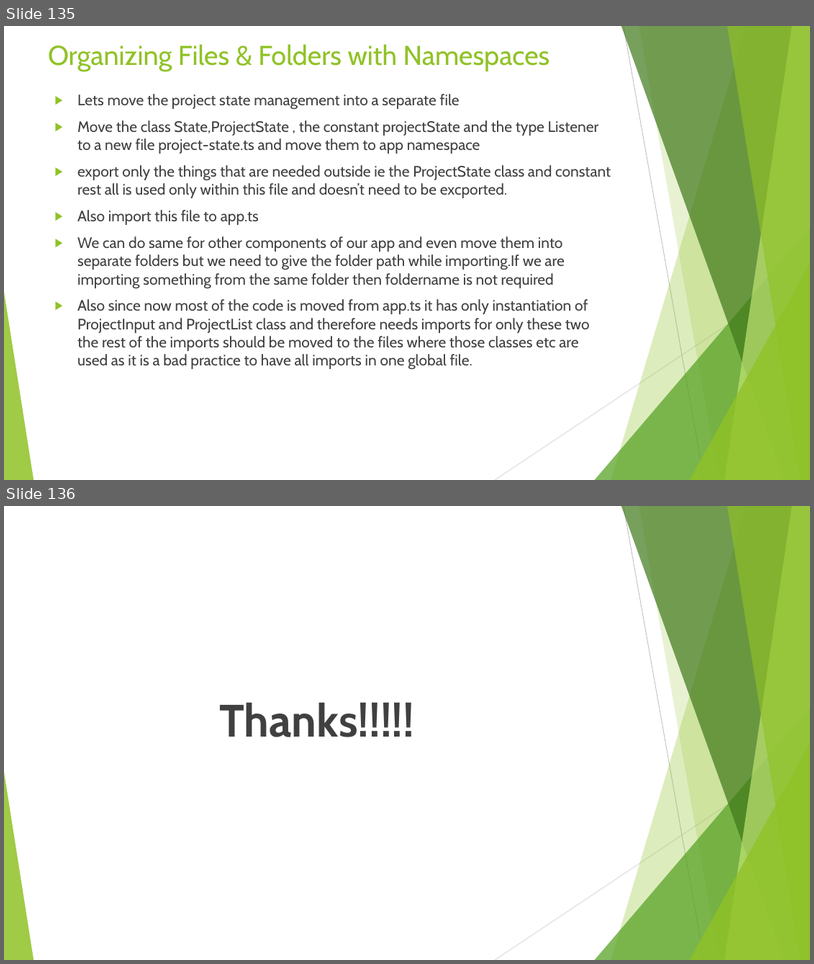
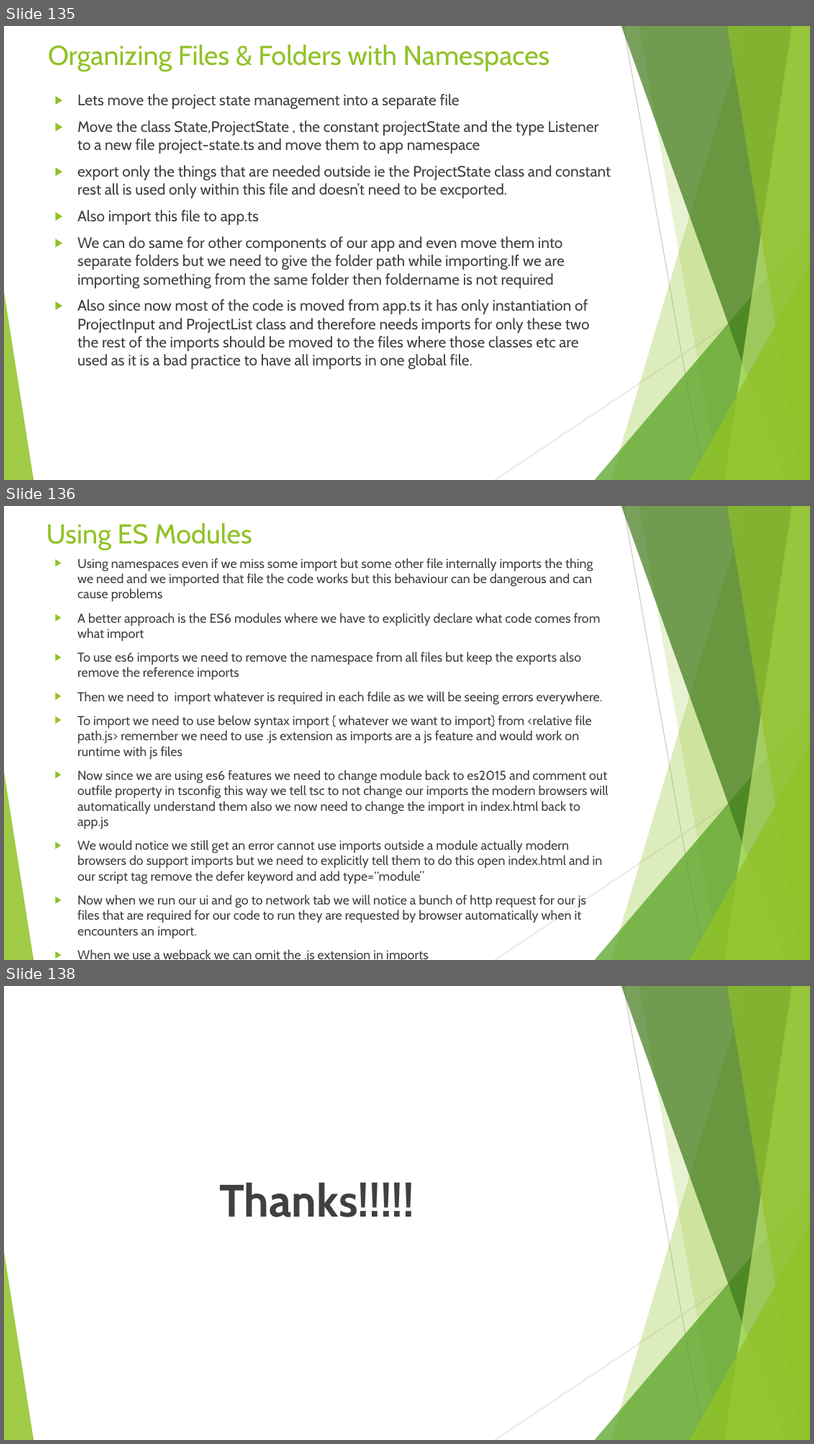
Before and after one commit to rudhrainfogain/TypeScript, a slide deck: PPT/TypeScriptv10.pptx. Shown one above the other, each under a label of ours: slides 135 and 136 before the commit, slides 135, 136 and 138 after it; the slides between them are not shown. The pictures are 814x964 and 814x1444 pixels, drawn with LibreOffice and Linux fonts; fonts in the diff are those of the drawing. Boxes give left, top, right and bottom in pixels: in the first picture for what was removed or moved away, otherwise in the second. Text is boxed around its words. In the diff, an @@ line names an element or a change of style, - is before the commit and + after.

Commit message:
modules and Namespaces Completed

```diff
--- a/PPT/TypeScriptv10.pptx
+++ b/PPT/TypeScriptv10.pptx
@@ slide 136 added at (4, 506, 810, 960), background #FFFFFF; not listed: 10 template elements that a slide beside it also shows @@
@@ title added at (46, 523, 252, 550), 32.4 pt, text #90C226 @@
+Using ES Modules
@@ text added at (77, 558, 608, 960), 15.3 pt, text #404040 @@
+▶ Using namespaces even if we miss some import but some other file internally imports the thing we need and we imported that file the code works but this behaviour can be dangerous and can cause problems
+▶ A better approach is the ES6 modules where we have to explicitly declare what code comes from what import
+▶ To use es6 imports we need to remove the namespace from all files but keep the exports also remove the reference imports
+▶ Then we need to import whatever is required in each fdile as we will be seeing errors everywhere.
+▶ To import we need to use below syntax import { whatever we want to import} from <relative file path.js> remember we need to use .js extension as imports are a js feature and would work on runtime with js files
+▶ Now since we are using es6 features we need to change module back to es2015 and comment out outfile property in tsconfig this way we tell tsc to not change our imports the modern browsers will automatically understand them also we now need to change the import in index.html back to app.js
+▶ We would notice we still get an error cannot use imports outside a module actually modern browsers do support imports but we need to explicitly tell them to do this open index.html and in our script tag remove the defer keyword and add type=“module”
+▶ Now when we run our ui and go to network tab we will notice a bunch of http request for our js files that are required for our code to run they are requested by browser automatically when it encounters an import.
+▶ When we use a webpack we can omit the .js extension in imports
@@ what was slide 136 is now slide 138 @@
```
Also in this commit, not shown: 1 other slide added, 22 other files.
